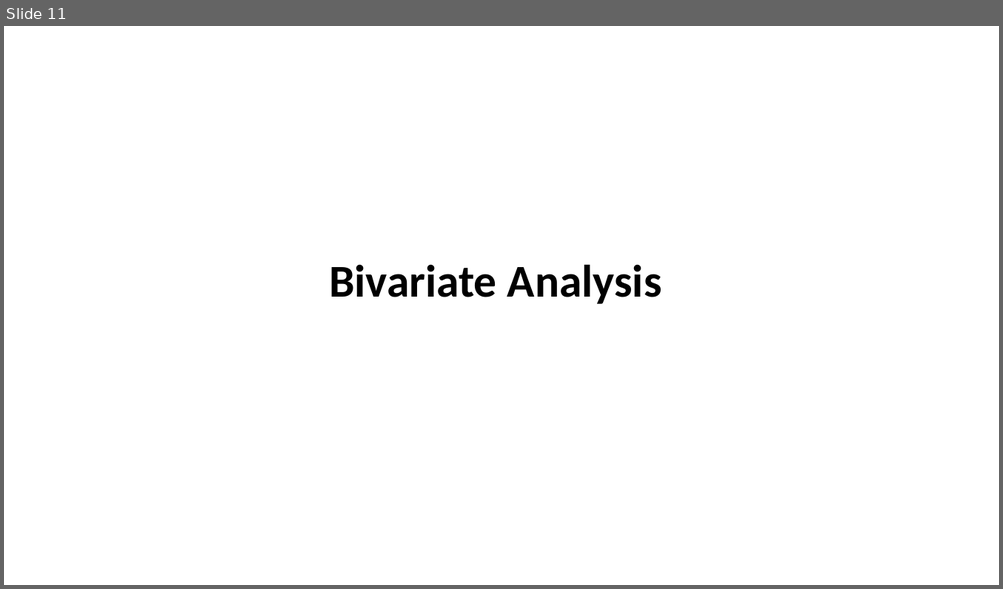
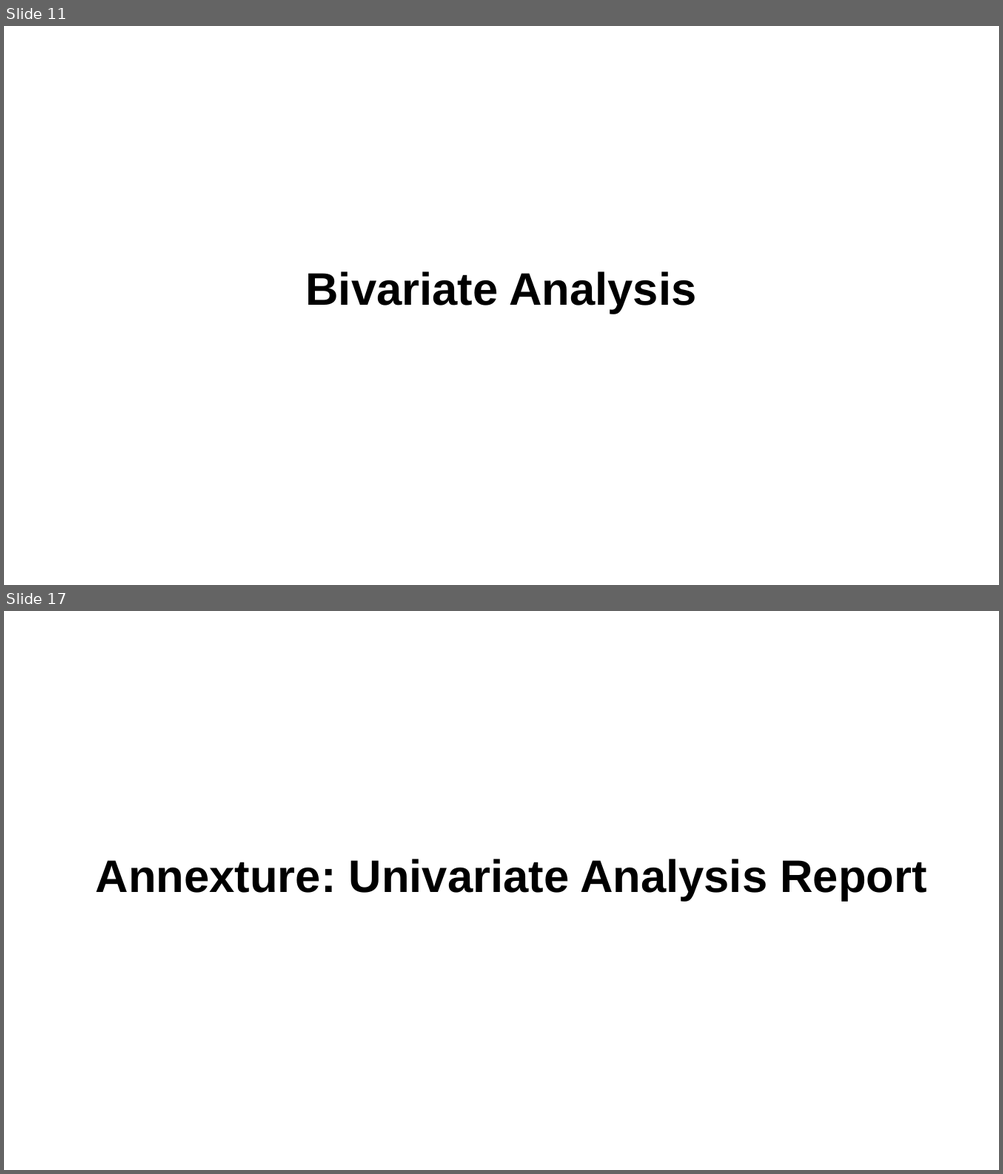
Before and after one commit to supriyaKU23/LendingClubCaseStudy, a slide deck: Lending Club Case Study.pptx. Shown one above the other, each under a label of ours: slide 11 before the commit, slides 11 and 17 after it; the slides between them are not shown. The pictures are 1003x589 and 1003x1174 pixels, drawn with LibreOffice and Linux fonts; fonts in the diff are those of the drawing. Boxes give left, top, right and bottom in pixels: in the first picture for what was removed or moved away, otherwise in the second. Text is boxed around its words. In the diff, an @@ line names an element or a change of style, - is before the commit and + after.

```diff
--- a/Lending Club Case Study.pptx
+++ b/Lending Club Case Study.pptx
@@ slide 17 added at (x1=4, y1=611, x2=999, y2=1170), background #FFFFFF @@
@@ title added at (x1=96, y1=859, x2=926, y2=901), 44 pt, text #000000, bold @@
+Annexture: Univariate Analysis Report
@@ slide 11 changed as well @@
@@ title "Bivariate Analysis" moved from (x1=329, y1=264, x2=662, y2=304) to (x1=306, y1=272, x2=696, y2=314) @@
@@ title "Bivariate Analysis" at (x1=306, y1=272, x2=696, y2=314): font Calibri to Arial @@
```
Also in this commit, not shown: 9 other slides changed, 19 other slides added, 2 slides removed.
